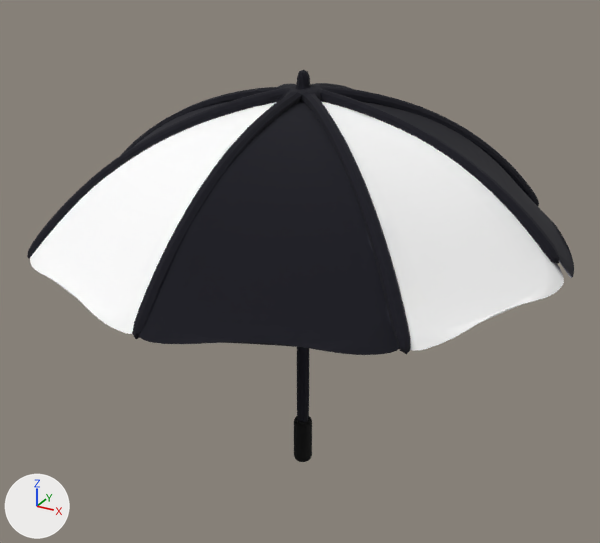
The glTF model public/weatherModel/rain.glb, before and after one commit.
Before and after are seen from a 50 mm lens placed at (3.26, -6.06, 3.08), pointed at (-0.12, 0.1, 0.0). The lights are fixed; the arrows at lower left show +X, +Y and +Z. Where no turn or scale is listed for an object, it has been applied to the vertices. Vertices at the same position are counted once.

Names of what the first picture shows: 'kasankurosiro1_1'.
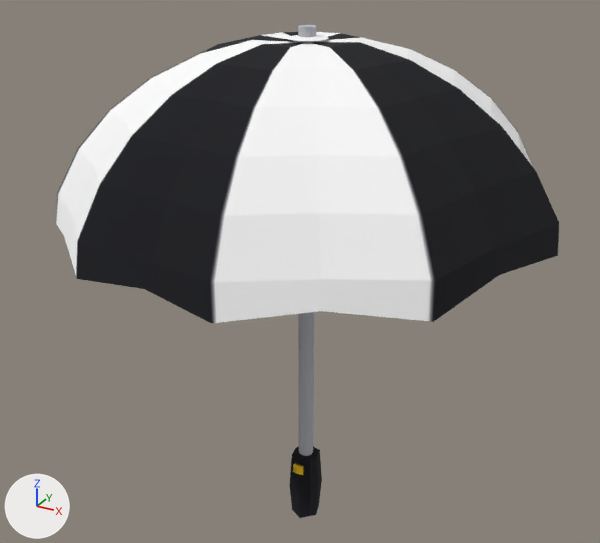
Location of each change, (x1, y1, x2, y2) in pixels of the pictures (600 x 543 px):
```json
{"object": "kasankurosiro1_1", "change": "surface changed, reshaped, moved", "before": [27, 70, 574, 462], "after": [56, 25, 559, 518], "on screen": "8% narrower, 26% taller"}
{"part": 1, "of": "me_kasankurosiro1_1", "change": "rebuilt", "before": [27, 70, 559, 422], "after": [56, 32, 559, 323], "on screen": "17% shorter"}
{"part": 2, "of": "me_kasankurosiro1_1", "change": "added", "after": [298, 25, 316, 456]}
{"part": 3, "of": "me_kasankurosiro1_1", "change": "added", "after": [290, 446, 322, 518], "on screen": "black"}
{"part": 4, "of": "me_kasankurosiro1_1", "change": "added", "after": [286, 35, 328, 41]}
{"part": 5, "of": "me_kasankurosiro1_1", "change": "deleted", "before": [30, 102, 574, 462]}
```

Scene script edits in JSON lines:
```json
{"op": "add", "block": "img_pm3d_sphere3d_1", "code": ["img_pm3d_sphere3d_1 = load_image('PM3D_Sphere3D_1', '_unpacked/PM3D_Sphere3D_1', 2048, 2048, 'sRGB')"]}
{"op": "set", "path": "mat_defaultmat.texture", "old": "img_kasankurosiro1_1", "new": "img_pm3d_sphere3d_1"}
{"block": "me_kasankurosiro1_1", "where": "# used by ob_kasankurosiro1_1; location = (0.0, 0.0, -2.079)"}
{"op": "remove", "block": "me_kasankurosiro1_1", "code": "me_kasankurosiro1_1.from_pydata(...)  # 6918 vertices, 12640 faces; spans x -2.37..2.28, y -2.31..2.36, z 0.1..3.93"}
{"op": "add", "block": "me_kasankurosiro1_1", "code": "me_kasankurosiro1_1.from_pydata(...)  # 523 vertices, 959 faces; spans x -2.15..2.15, y -2.11..2.07, z -2.65..2.2"}
{"block": "me_kasankurosiro1_1", "change": "me_kasankurosiro1_1 part 1: the loose piece of 2378 vertices spanning x -2.37..2.18, y -2.31..2.36, z 0.47..3.93 is rebuilt with 331 vertices and now spans x -2.15..2.15, y -2.11..2.07, z 0.59..2.1"}
{"block": "me_kasankurosiro1_1", "change": "me_kasankurosiro1_1 part 2: a new loose piece of 113 vertices spanning x -0.07..0.07, y -0.07..0.07, z -2.08..2.2, in mat_defaultmat (picture img_pm3d_sphere3d_1)"}
{"block": "me_kasankurosiro1_1", "change": "me_kasankurosiro1_1 part 3: a new loose piece of 46 vertices spanning x -0.15..0.15, y -0.18..0.15, z -2.65..-1.88, in mat_defaultmat (picture img_pm3d_sphere3d_1)"}
{"block": "me_kasankurosiro1_1", "change": "me_kasankurosiro1_1 part 4: a new loose piece of 33 vertices spanning x -0.17..0.17, y -0.17..0.17, z 2.11..2.13, in mat_defaultmat (picture img_pm3d_sphere3d_1)"}
{"block": "me_kasankurosiro1_1", "change": "me_kasankurosiro1_1 part 5: 10 loose pieces with 4540 vertices, spanning x -2.36..2.28, y -2.31..2.33, z 0.1..3.7, are deleted"}
{"op": "set", "path": "ob_kasankurosiro1_1.location", "old": "(0.0, 0.0, -2.079)", "new": "(0.0, 0.0, 0.0)"}
```
